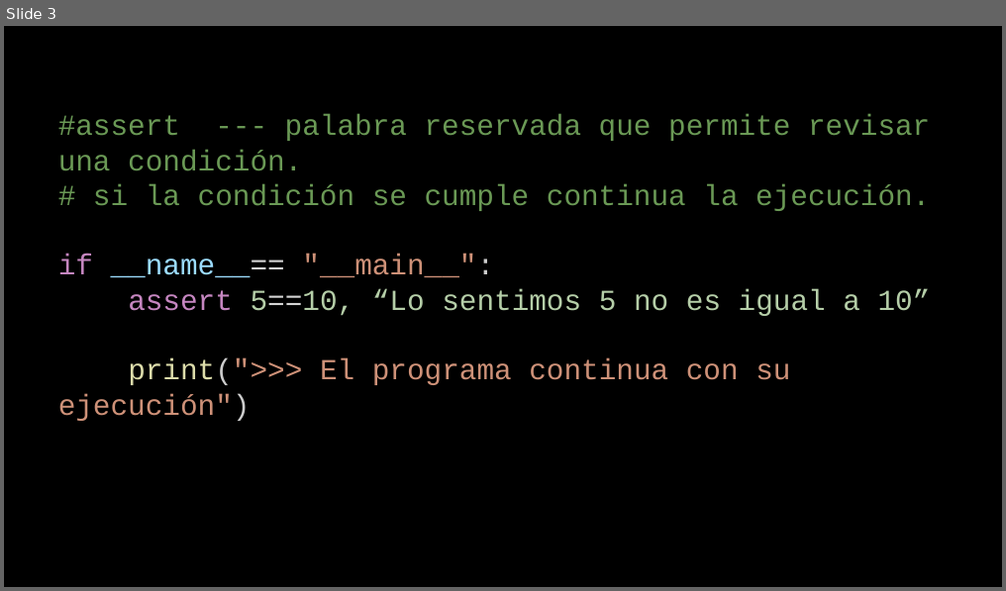
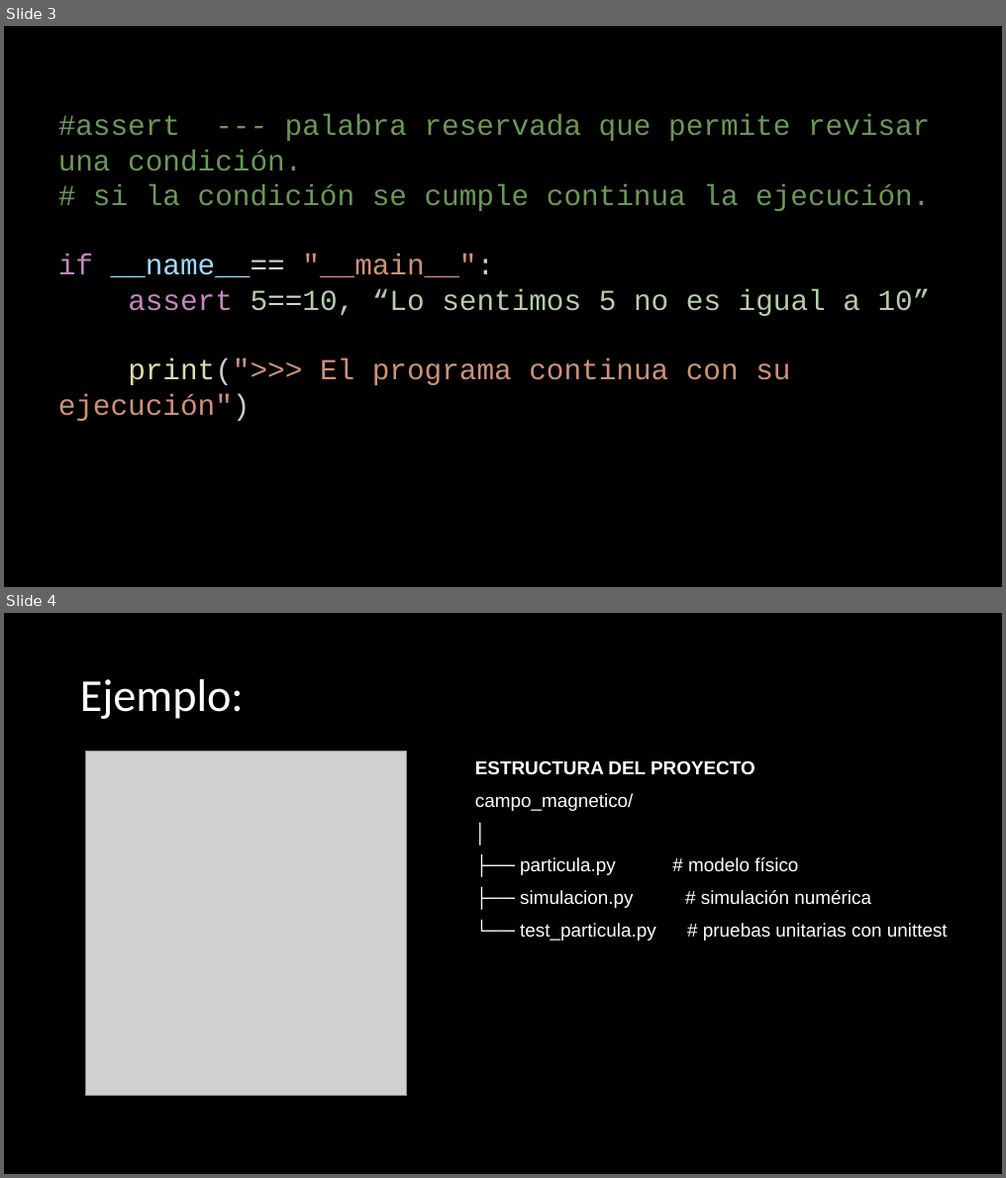
Before and after one commit to cagomezv/Desarrollo_Software, a slide deck: 9TestUnit/2.Unittest.pptx. Shown one above the other, each under a label of ours: slide 3 before the commit, slides 3 and 4 after it. The pictures are 1006x591 and 1006x1178 pixels, drawn with LibreOffice and Linux fonts; fonts in the diff are those of the drawing; grey boxes stand for pictures. Boxes give left, top, right and bottom in pixels: in the first picture for what was removed or moved away, otherwise in the second. Text is boxed around its words. In the diff, an @@ line names an element or a change of style, - is before the commit and + after.

```diff
--- a/9TestUnit/2.Unittest.pptx
+++ b/9TestUnit/2.Unittest.pptx
@@ slide 4 added at (x1=4, y1=613, x2=1002, y2=1174), background #000000 @@
@@ title added at (x1=80, y1=679, x2=244, y2=719), 44 pt, text #FFFFFF @@
+Ejemplo:
@@ picture added at (x1=85, y1=752, x2=407, y2=1096) @@
@@ text added at (x1=475, y1=761, x2=947, y2=941), 18 pt, text #FFFFFF @@
+ESTRUCTURA DEL PROYECTO
+campo_magnetico/
+│
+├── particula.py # modelo físico
+├── simulacion.py # simulación numérica
+└── test_particula.py # pruebas unitarias con unittest
```
Also in this commit, not shown: 4 other slides added, 2 other files.
